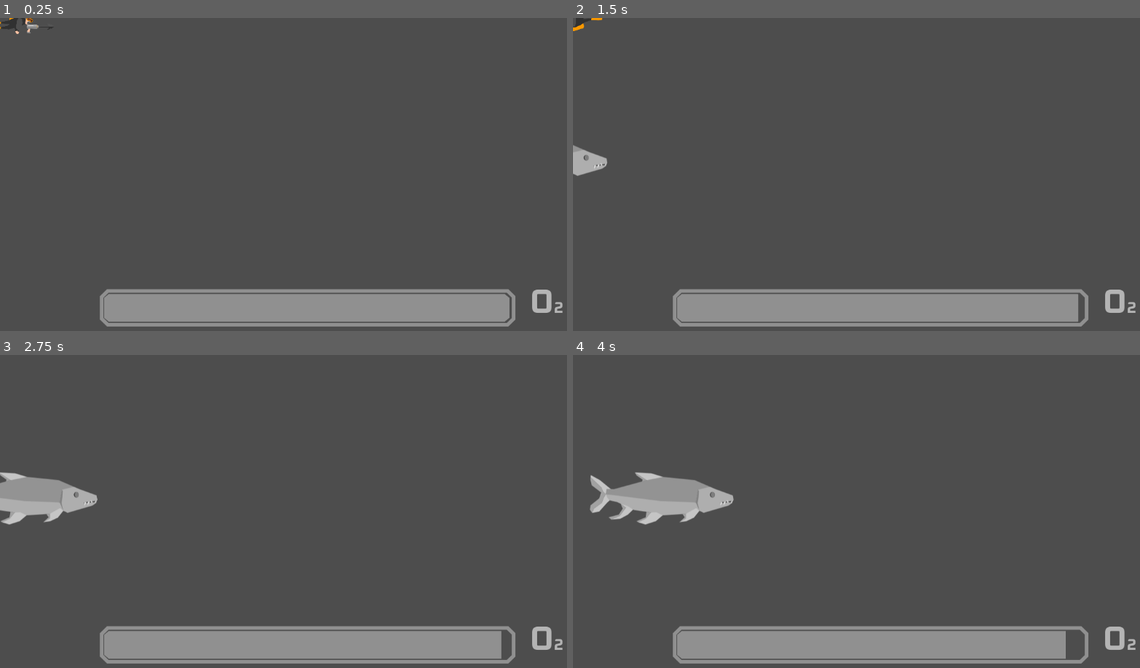
Above: before the commit, frames 1-4 (two rows, left to right).
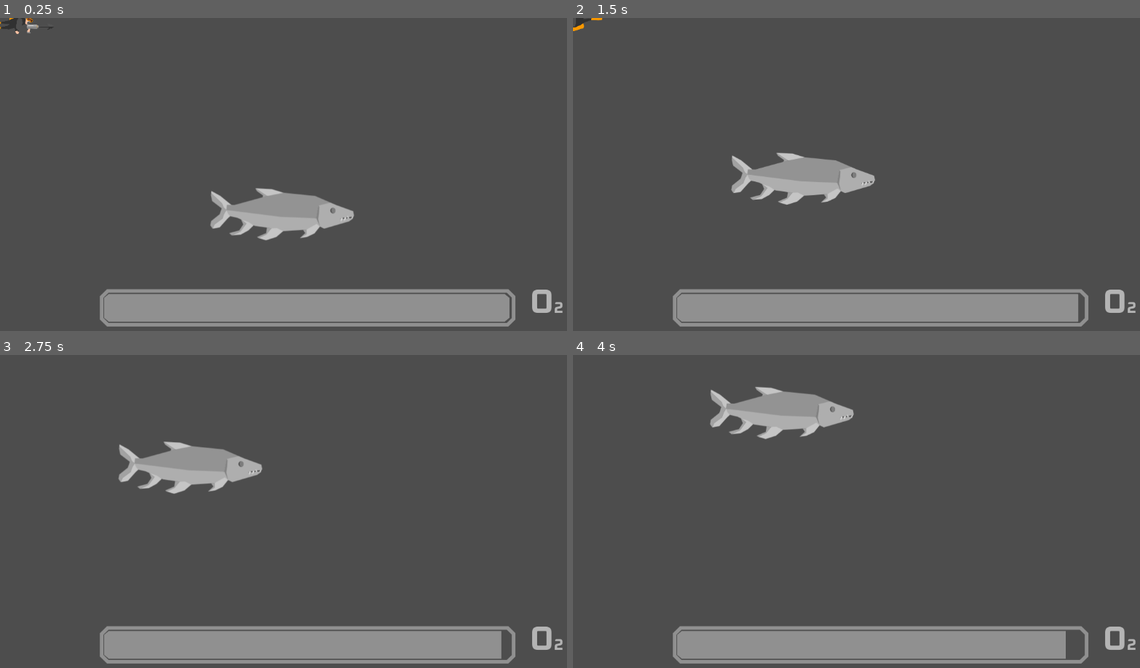
Above: after the commit, the same moments.

Repository: c1ayer/Game-Jam-Jan-2025
Game: Godot game, scene res://scenes/Game.tscn
Same seed, same stepped clock (60 frames per second), same inputs: the game is played once before the commit and once after it.
Inputs:
- Up to frame 1 (0.25 s): no input
- Up to frame 2 (1.5 s): hold D (move_right) 0.53-1.28 s; hold S (move_down) from 1.28 s (still down)
- Up to frame 3 (2.75 s): release S (move_down) at 2.03 s; hold D (move_right) from 2.03 s (still down)
- Up to frame 4 (4 s): release D (move_right) at 2.78 s; hold W (move_up) 2.78-3.53 s; hold A (move_left) from 3.53 s (still down)

The runs differ from the first frame. In frame 1, 2.4% of the frame differs, in the area x 37-63%, y 54-71%; in frame 2, 2.8%; in frame 3, 4.3%; in frame 4, 4.9%, in the area x 2-50%, y 10-55%.

Commit message:
moving fish
moving fish

Diff:
--- a/michael-bubble/scenes/Game.tscn
+++ b/michael-bubble/scenes/Game.tscn
@@ -25,8 +25,8 @@
 z_index = 5
 position = Vector2(-1.51587, 12.7047)
 
-[node name="Tigerfish" parent="." instance=ExtResource("5_6oyh1")]
-position = Vector2(-225, 287)
+[node name="CharacterBody2D" parent="." instance=ExtResource("5_6oyh1")]
+position = Vector2(579, 406)
 
 [connection signal="oxygen_bar_increase" from="GameManager" to="GameManager/OxygenBar" method="_on_game_manager_oxygen_bar_increase"]
 [connection signal="increase_oxygen" from="GameManager/BubbleSpawner" to="GameManager" method="_on_bubble_spawner_increase_oxygen"]
--- /dev/null
+++ b/michael-bubble/scenes/tigerfish.gd
@@ -0,0 +1,9 @@
+extends CharacterBody2D
+
+
+@onready var player: Node2D = $"../Player/CharacterBody2D"
+
+func _physics_process(delta: float) -> void:
+	var direction = global_position.direction_to(player.global_position)
+	velocity = direction * 100.0
+	move_and_slide()
--- a/michael-bubble/scenes/tigerfish.tscn
+++ b/michael-bubble/scenes/tigerfish.tscn
@@ -1,18 +1,16 @@
 [gd_scene load_steps=4 format=3 uid="uid://ogmoyrrhwah"]
 
-[ext_resource type="Script" path="res://scripts/tigerfish.gd" id="1_bq8ct"]
+[ext_resource type="Script" path="res://scenes/tigerfish.gd" id="1_uju14"]
 [ext_resource type="Texture2D" uid="uid://dwax6j27xftyy" path="res://assets/tigerfish.png" id="2_dwjts"]
 
-[sub_resource type="RectangleShape2D" id="RectangleShape2D_x6c6p"]
-size = Vector2(280, 96)
+[sub_resource type="RectangleShape2D" id="RectangleShape2D_4u5j8"]
+size = Vector2(278, 46)
 
-[node name="Area2D" type="Area2D"]
-script = ExtResource("1_bq8ct")
-
-[node name="CollisionShape2D" type="CollisionShape2D" parent="."]
-shape = SubResource("RectangleShape2D_x6c6p")
+[node name="CharacterBody2D" type="CharacterBody2D"]
+script = ExtResource("1_uju14")
 
 [node name="Sprite2D" type="Sprite2D" parent="."]
 texture = ExtResource("2_dwjts")
 
-[node name="Timer" type="Timer" parent="."]
+[node name="CollisionShape2D" type="CollisionShape2D" parent="."]
+shape = SubResource("RectangleShape2D_4u5j8")
--- a/michael-bubble/scripts/tigerfish.gd
+++ /dev/null
@@ -1,16 +0,0 @@
-extends Area2D
-
-const SPEED = 100
-var direction = 1
-@onready var timer: Timer = $Timer
-
-
-
-
-func _on_body_entered(body: Node2D) -> void:
-	print("Test!")
-	queue_free()
-
-# Called every frame. 'delta' is the elapsed time since the previous frame.
-func _process(delta: float) -> void:
-	position.x += direction * SPEED * delta
Not shown, added: michael-bubble/scenes/tig166A.tmp
Not shown, added: michael-bubble/scenes/tigECB8.tmp
